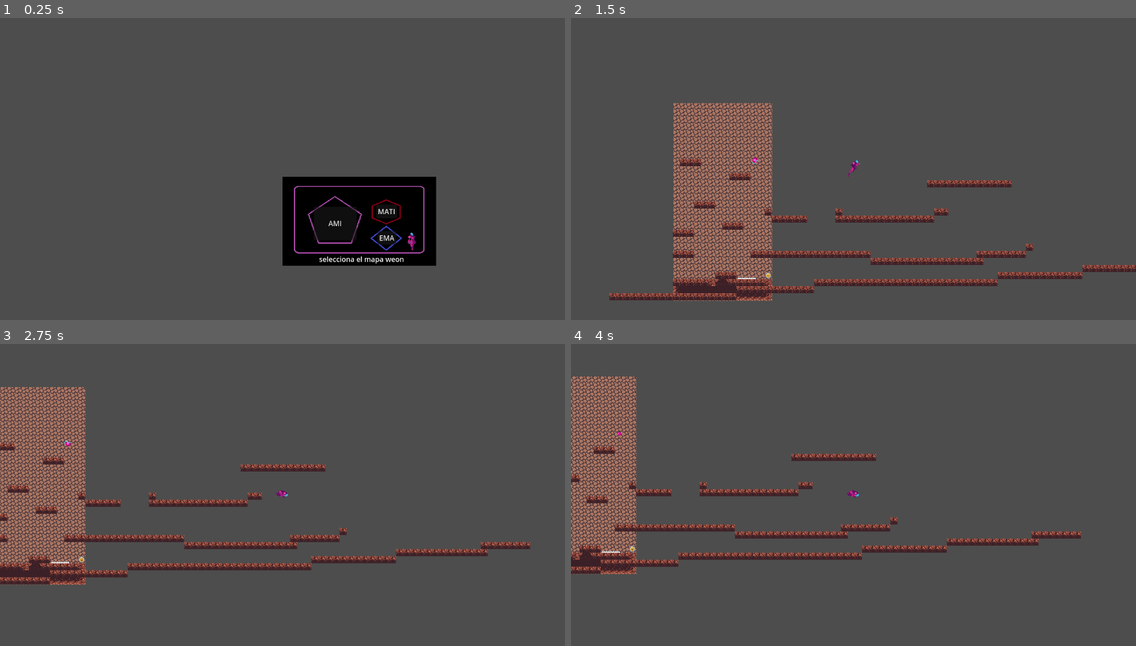
Above: before the commit, frames 1-4 (two rows, left to right).
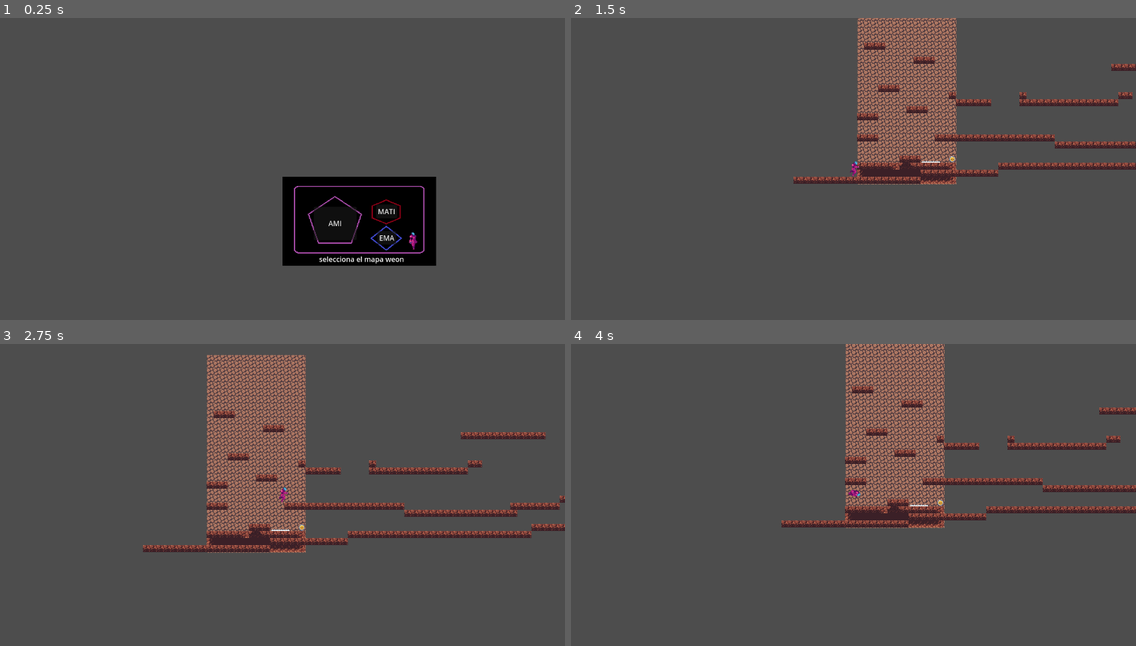
Above: after the commit, the same moments.

Repository: Podadora/Going_Up
Game: Godot game, scene res://escenas/Menu.tscn
Two runs of this game, one before a commit and one after it. Both use one fixed random seed, a clock stepped at 60 frames per second and the inputs below.
Inputs (mouse positions are in pixels of both pictures, inside the frame that each line leads up to):
- Up to frame 1 (0.25 s): no input
- Up to frame 2 (1.5 s): click "AMI" at 0.5 s; tap Enter at 1.25 s; move the mouse to (977, 159) at 1.27 s; hold Right (ui_right) from 1.28 s (still down); tap Space (sprint) at 1.35 s; click (977, 159) at 1.42 s
- Up to frame 3 (2.75 s): keep holding Right (ui_right); tap Up (ui_up) at 1.52, 2.27 s; move the mouse to (169, 519) at 2.02 s; tap Space (sprint) at 2.1 s; click (169, 519) at 2.17 s
- Up to frame 4 (4 s): move the mouse to (910, 431) at 2.77 s; release Right (ui_right) at 2.78 s; hold Left (ui_left) 2.78-3.53 s; tap Space (sprint) at 2.85, 3.6 s; click (910, 431) at 2.92 s; move the mouse to (825, 567) at 3.52 s; hold Right (ui_right) from 3.53 s (still down); click (825, 567) at 3.67 s; tap Up (ui_up) at 3.77 s

The runs differ from the first frame. In frame 1, less than 0.1% of the frame differs, in the area x 72-74%, y 71-77%; in frame 2, 23%, in the area x 6-100%, y 0-94%; in frame 3, 23%; in frame 4, 20%.

Commit message:
intentando
crear un escudo

Diff:
--- a/going-up/escenas/Blaster.tscn
+++ b/going-up/escenas/Blaster.tscn
@@ -1,7 +1,7 @@
 [gd_scene load_steps=18 format=3 uid="uid://dknirpi2iepn"]
 
 [ext_resource type="Texture2D" uid="uid://bsawv5yyc31y2" path="res://assets/levels/Coin Sprite/Coin1.png" id="1_4hm3h"]
-[ext_resource type="Script" path="res://scripts/coin.gd" id="1_ho53k"]
+[ext_resource type="Script" path="res://scripts/shield.gd" id="1_ho53k"]
 [ext_resource type="Texture2D" uid="uid://bxu1dqid52ybx" path="res://assets/levels/Coin Sprite/Coin2.png" id="2_tb2s0"]
 [ext_resource type="Texture2D" uid="uid://cuk8f37bjx0yk" path="res://assets/levels/Coin Sprite/Coin3.png" id="3_peqfy"]
 [ext_resource type="Texture2D" uid="uid://dry8xsureps70" path="res://assets/levels/Coin Sprite/Coin4.png" id="4_ceclg"]
--- a/going-up/escenas/Coin.tscn
+++ /dev/null
@@ -1,8 +0,0 @@
-[gd_scene load_steps=2 format=3 uid="uid://mf2ox8enmj8p"]
-
-[sub_resource type="SpriteFrames" id="SpriteFrames_qn6ss"]
-
-[node name="Coin" type="Node2D"]
-
-[node name="AnimatedSprite2D" type="AnimatedSprite2D" parent="."]
-sprite_frames = SubResource("SpriteFrames_qn6ss")
--- a/going-up/escenas/ami.tscn
+++ b/going-up/escenas/ami.tscn
@@ -1,8 +1,7 @@
-[gd_scene load_steps=11 format=4 uid="uid://bp1cx4b3nutcj"]
+[gd_scene load_steps=10 format=4 uid="uid://bp1cx4b3nutcj"]
 
 [ext_resource type="Texture2D" uid="uid://bgvk3weoda3fn" path="res://assets/tileset/simple.png" id="1_e86uu"]
 [ext_resource type="PackedScene" uid="uid://b2wetb2xeavl5" path="res://escenas/player.tscn" id="2_qmys4"]
-[ext_resource type="PackedScene" uid="uid://dknirpi2iepn" path="res://escenas/Blaster.tscn" id="3_1l228"]
 
 [sub_resource type="TileMapPattern" id="TileMapPattern_abstj"]
 tile_data = PackedInt32Array(0, 131072, 0, 1, 131072, 0, 2, 131072, 0)
@@ -87,12 +86,8 @@
 tile_set = SubResource("TileSet_4mm56")
 
 [node name="player" parent="." instance=ExtResource("2_qmys4")]
-position = Vector2(156, -327)
+position = Vector2(-33, -53)
 
 [node name="Camera2D2" type="Camera2D" parent="player"]
+position = Vector2(4, -7)
 zoom = Vector2(3, 3)
-
-[node name="Interacciones" type="Node2D" parent="."]
-
-[node name="Coin" parent="Interacciones" instance=ExtResource("3_1l228")]
-position = Vector2(183, -321)
--- /dev/null
+++ b/going-up/escenas/bola.tscn
@@ -0,0 +1,55 @@
+[gd_scene load_steps=11 format=3 uid="uid://b5h5vrnbcj6j3"]
+
+[ext_resource type="Script" path="res://scripts/bola.gd" id="1_26d0l"]
+[ext_resource type="Texture2D" uid="uid://bsawv5yyc31y2" path="res://assets/levels/Coin Sprite/Coin1.png" id="2_c3gju"]
+[ext_resource type="Texture2D" uid="uid://bxu1dqid52ybx" path="res://assets/levels/Coin Sprite/Coin2.png" id="3_jtckk"]
+[ext_resource type="Texture2D" uid="uid://cuk8f37bjx0yk" path="res://assets/levels/Coin Sprite/Coin3.png" id="4_q21vg"]
+[ext_resource type="Texture2D" uid="uid://dry8xsureps70" path="res://assets/levels/Coin Sprite/Coin4.png" id="5_jvvpv"]
+[ext_resource type="Texture2D" uid="uid://cbwkl7nhgww0g" path="res://assets/levels/Coin Sprite/Coin5.png" id="6_50bjq"]
+[ext_resource type="Texture2D" uid="uid://5lwrgw3yhfkt" path="res://assets/levels/Coin Sprite/Coin6.png" id="7_srh1d"]
+[ext_resource type="Texture2D" uid="uid://cn6cgg2uoqgv5" path="res://assets/levels/Coin Sprite/Coin7.png" id="8_ugujp"]
+
+[sub_resource type="CircleShape2D" id="CircleShape2D_k5ehl"]
+radius = 8.0
+
+[sub_resource type="SpriteFrames" id="SpriteFrames_85j0i"]
+animations = [{
+"frames": [{
+"duration": 1.0,
+"texture": ExtResource("2_c3gju")
+}, {
+"duration": 1.0,
+"texture": ExtResource("3_jtckk")
+}, {
+"duration": 1.0,
+"texture": ExtResource("4_q21vg")
+}, {
+"duration": 1.0,
+"texture": ExtResource("5_jvvpv")
+}, {
+"duration": 1.0,
+"texture": ExtResource("6_50bjq")
+}, {
+"duration": 1.0,
+"texture": ExtResource("7_srh1d")
+}, {
+"duration": 1.0,
+"texture": ExtResource("8_ugujp")
+}],
+"loop": true,
+"name": &"idle",
+"speed": 5.0
+}]
+
+[node name="bola" type="Area2D" groups=["Personaje"]]
+script = ExtResource("1_26d0l")
+
+[node name="CollisionShape2D" type="CollisionShape2D" parent="."]
+shape = SubResource("CircleShape2D_k5ehl")
+
+[node name="animacion" type="AnimatedSprite2D" parent="."]
+sprite_frames = SubResource("SpriteFrames_85j0i")
+animation = &"idle"
+autoplay = "idle"
+
+[connection signal="body_entered" from="." to="." method="_on_body_entered"]
--- a/going-up/escenas/player.tscn
+++ b/going-up/escenas/player.tscn
@@ -1,12 +1,16 @@
 [gd_scene load_steps=36 format=3 uid="uid://b2wetb2xeavl5"]
 
 [ext_resource type="Texture2D" uid="uid://c5mf2248su4q0" path="res://assets/player/player-idle.png" id="1_ojvst"]
-[ext_resource type="Script" path="res://scripts/player_1.gd" id="1_vscct"]
+[ext_resource type="Script" path="res://scripts/Player.gd" id="1_vscct"]
 [ext_resource type="Texture2D" uid="uid://eenxl8lbii0e" path="res://assets/player/player-run.png" id="2_o54rv"]
 [ext_resource type="Texture2D" uid="uid://b48r1vofhujxk" path="res://assets/player/player-jump.png" id="3_a83g6"]
 [ext_resource type="Texture2D" uid="uid://dq7dyciebx0ok" path="res://assets/player/player-stand.png" id="3_ow2k7"]
 [ext_resource type="PackedScene" uid="uid://6gxaba7jmdnl" path="res://escenas/dash.tscn" id="6_ayaec"]
 
+[sub_resource type="CapsuleShape2D" id="CapsuleShape2D_3ovft"]
+radius = 6.0
+height = 36.0
+
 [sub_resource type="AtlasTexture" id="AtlasTexture_do3m1"]
 atlas = ExtResource("1_ojvst")
 region = Rect2(0, 0, 80, 80)
@@ -224,28 +228,25 @@
 "speed": 5.0
 }]
 
-[sub_resource type="CapsuleShape2D" id="CapsuleShape2D_3ovft"]
-radius = 6.0
-height = 36.0
-
-[node name="Player_1" type="CharacterBody2D"]
+[node name="Player" type="CharacterBody2D" groups=["Personaje"]]
 collision_layer = 2
 script = ExtResource("1_vscct")
 
+[node name="CollisionShape2D" type="CollisionShape2D" parent="."]
+position = Vector2(2, -18)
+shape = SubResource("CapsuleShape2D_3ovft")
+
 [node name="AnimatedSprite2D" type="AnimatedSprite2D" parent="."]
-position = Vector2(0, -24)
+position = Vector2(3, -25)
 sprite_frames = SubResource("SpriteFrames_ejwjw")
 animation = &"sprint"
 autoplay = "idle"
 frame_progress = 0.671011
 
-[node name="CollisionShape2D" type="CollisionShape2D" parent="."]
-position = Vector2(2, -18)
-shape = SubResource("CapsuleShape2D_3ovft")
-
 [node name="Camera2D" type="Camera2D" parent="."]
 
 [node name="Timer" type="Timer" parent="."]
 one_shot = true
 
 [node name="Dash" parent="." instance=ExtResource("6_ayaec")]
+position = Vector2(1, 2)
--- /dev/null
+++ b/going-up/escenas/shield.tscn
@@ -0,0 +1,68 @@
+[gd_scene load_steps=13 format=3 uid="uid://mf2ox8enmj8p"]
+
+[ext_resource type="Script" path="res://scripts/shield.gd" id="1_owkxa"]
+[ext_resource type="Texture2D" uid="uid://b6vpaia5sy54s" path="res://assets/levels/Shield Sprite/Shield1.png" id="2_usa37"]
+[ext_resource type="Texture2D" uid="uid://drjaxeuikm00o" path="res://assets/levels/Shield Sprite/Shield2.png" id="3_yvcnv"]
+[ext_resource type="Texture2D" uid="uid://c143juxojapa1" path="res://assets/levels/Shield Sprite/Shield3.png" id="4_2ajm6"]
+[ext_resource type="Texture2D" uid="uid://5p518uyx6t12" path="res://assets/levels/Shield Sprite/Shield4.png" id="5_1a7so"]
+[ext_resource type="Texture2D" uid="uid://gcho452x78kb" path="res://assets/levels/Shield Sprite/Shield5.png" id="6_5ox2t"]
+[ext_resource type="Texture2D" uid="uid://bqg2mkdud7src" path="res://assets/levels/Shield Sprite/Shield6.png" id="7_fr060"]
+[ext_resource type="Texture2D" uid="uid://dns5lf8te4rb5" path="res://assets/levels/Shield Sprite/Shield7.png" id="8_teni8"]
+[ext_resource type="Texture2D" uid="uid://bee7gjkqeaw8c" path="res://assets/levels/Shield Sprite/Shield8.png" id="9_gkeh0"]
+[ext_resource type="Texture2D" uid="uid://dfhel1c7o1xpp" path="res://assets/levels/Shield Sprite/Shield9.png" id="10_yps0r"]
+
+[sub_resource type="SegmentShape2D" id="SegmentShape2D_t6xf2"]
+a = Vector2(-14, -6)
+b = Vector2(10, -6)
+
+[sub_resource type="SpriteFrames" id="SpriteFrames_ysewp"]
+animations = [{
+"frames": [{
+"duration": 1.0,
+"texture": ExtResource("2_usa37")
+}, {
+"duration": 1.0,
+"texture": ExtResource("3_yvcnv")
+}, {
+"duration": 1.0,
+"texture": ExtResource("4_2ajm6")
+}, {
+"duration": 1.0,
+"texture": ExtResource("5_1a7so")
+}, {
+"duration": 1.0,
+"texture": ExtResource("6_5ox2t")
+}, {
+"duration": 1.0,
+"texture": ExtResource("7_fr060")
+}, {
+"duration": 1.0,
+"texture": ExtResource("8_teni8")
+}, {
+"duration": 1.0,
+"texture": ExtResource("9_gkeh0")
+}, {
+"duration": 1.0,
+"texture": ExtResource("10_yps0r")
+}],
+"loop": true,
+"name": &"idle",
+"speed": 6.0
+}]
+
+[node name="shield" type="Node2D"]
+script = ExtResource("1_owkxa")
+
+[node name="Area2D" type="Area2D" parent="."]
+position = Vector2(-1.00649, -45.9562)
+rotation = -0.0663223
+
+[node name="CollisionShape2D" type="CollisionShape2D" parent="Area2D"]
+position = Vector2(2, 2)
+shape = SubResource("SegmentShape2D_t6xf2")
+
+[node name="AnimatedSprite2D" type="AnimatedSprite2D" parent="Area2D"]
+sprite_frames = SubResource("SpriteFrames_ysewp")
+animation = &"idle"
+autoplay = "idle"
+frame_progress = 0.775376
--- a/going-up/project.godot
+++ b/going-up/project.godot
@@ -24,6 +24,10 @@
 window/size/viewport_width=1280
 window/size/viewport_height=720
 window/stretch/mode="viewport"
+
+[global_group]
+
+Personaje=""
 
 [input]
 
--- a/going-up/scripts/player_1.gd
+++ b/going-up/scripts/Player.gd
@@ -1,3 +1,4 @@
+class_name Personaje
 extends CharacterBody2D
 @onready var dash = $Dash
 @onready var animated_sprite_2d: AnimatedSprite2D = $AnimatedSprite2D
@@ -8,6 +9,10 @@
 const JUMP_VELOCITY = -400.0
 enum State {Idle, Run, Jump, Sprint}
 var current_state
+var preShield = preload("res://escenas/shield.tscn")
+var OrbeAbsorbido = false
+var shieldInUse = true
+
 
 func _ready() -> void:
 	current_state = State.Idle
@@ -20,6 +25,8 @@
 	_running(delta)
 	_animations(delta)
 	move_and_slide() ## sinceramente no se que hace eso, si alguno sabe me avisa
+	if Input.is_mouse_button_pressed(MOUSE_BUTTON_RIGHT):
+		defense()
 
 ## Funcion para la gravedad
 func _gravedad(delta: float) -> void:
@@ -72,3 +79,20 @@
 		animated_sprite_2d.play("sprint")
 	elif current_state == State.Idle:
 		animated_sprite_2d.play("idle")
+
+func defense():
+	if shieldInUse:
+		var shield = preShield.instantiate()
+		add_child(shield)
+
+
+pass
+
+func _on_area_2d_area_entered(area: Area2D) -> void:
+	if area.is_in_group("Personaje"):
+		OrbeAbsorbido = false
+		area.queue_free()
+		print("orbe absorbido")
+
+
+	pass # Replace with function body.
--- /dev/null
+++ b/going-up/scripts/bola.gd
@@ -0,0 +1,22 @@
+class_name Orbe
+
+extends Area2D
+var i = 20
+
+# Called when the node enters the scene tree for the first time.
+func _ready() -> void:
+	pass # Replace with function body.
+
+
+# Called every frame. 'delta' is the elapsed time since the previous frame.
+func _physics_process(delta: float) -> void:
+	if i >= -20:
+		i -= 1
+		position.x += i * delta
+		position.y += i * delta
+		print(i)
+		if i <= -20:
+			i=21
+
+
+	pass
--- a/going-up/scripts/coin.gd
+++ b/going-up/scripts/shield.gd
@@ -4,8 +4,8 @@
 # Called when the node enters the scene tree for the first time.
 func _ready() -> void:
 	pass # Replace with function body.
+func _physics_process(delta: float) -> void:
 
+	rotation = get_local_mouse_position().angle_to_point(position)
 
 # Called every frame. 'delta' is the elapsed time since the previous frame.
-func _process(delta: float) -> void:
-	pass
Binary file added: going-up/assets/levels/Shield Sprite/Shield1.png
Not shown, added: going-up/assets/levels/Shield Sprite/Shield1.png.import
Binary file added: going-up/assets/levels/Shield Sprite/Shield2.png
Not shown, added: going-up/assets/levels/Shield Sprite/Shield2.png.import
Binary file added: going-up/assets/levels/Shield Sprite/Shield3.png
Not shown, added: going-up/assets/levels/Shield Sprite/Shield3.png.import
Binary file added: going-up/assets/levels/Shield Sprite/Shield4.png
Not shown, added: going-up/assets/levels/Shield Sprite/Shield4.png.import
Binary file added: going-up/assets/levels/Shield Sprite/Shield5.png
Not shown, added: going-up/assets/levels/Shield Sprite/Shield5.png.import
Binary file added: going-up/assets/levels/Shield Sprite/Shield6.png
Not shown, added: going-up/assets/levels/Shield Sprite/Shield6.png.import
(and 6 more such lines)
